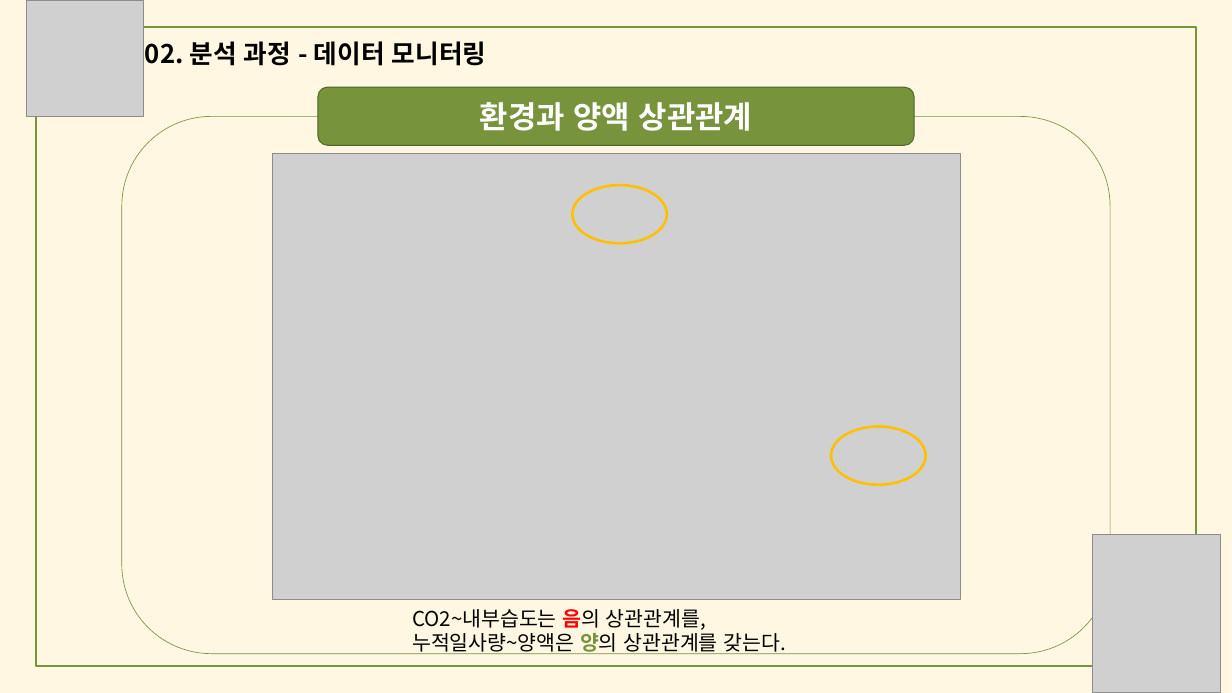
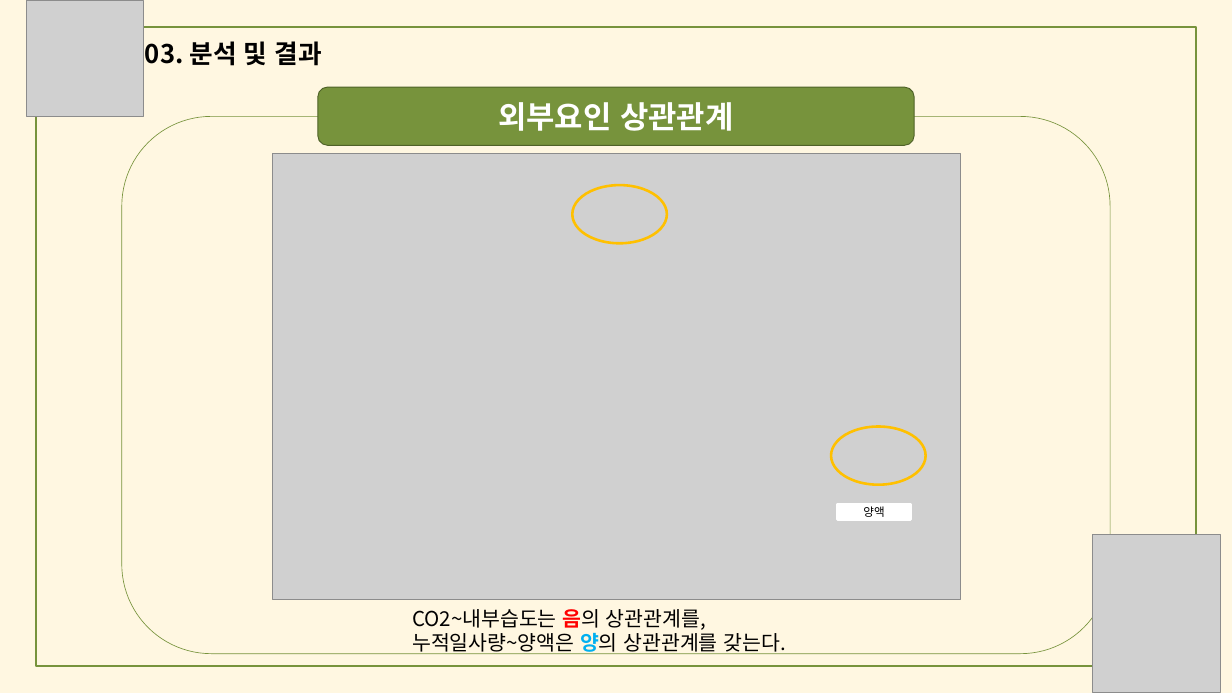
Before and after one commit to meucham11/nong_intern, a slide deck: slide 20 of 경진대회.pptx (slide 18 before the commit). Drawn at 1232x693 pixels with LibreOffice and Linux fonts; fonts in the diff are those of the drawing; grey boxes stand for pictures. Boxes give left, top, right and bottom in pixels: in the first picture for what was removed or moved away, otherwise in the second. Text is boxed around its words. In the diff, an @@ line names an element or a change of style, - is before the commit and + after.

```diff
--- a/경진대회.pptx
+++ b/경진대회.pptx
@@ text removed at [145,41,487,66] @@
-02. 분석 과정 - 데이터 모니터링
@@ text added at [145,41,322,66], 20 pt, text #000000, bold @@
+03. 분석 및 결과
@@ text in rounded rectangle at [498,102,733,131]: text changed @@
-환경과 양액 상관관계
+외부요인 상관관계
@@ rectangle added at [838,505,911,520], fill #FFFFFF, outline #FFFFFF 2 pt, 9 pt, text #000000 @@
+양액
@@ text at [412,632,785,654]: text colour #77933C to #00B0F0 in "양의" @@
```
Also in this commit, not shown: 17 other slides changed, 6 slides added, 1 slide removed.
